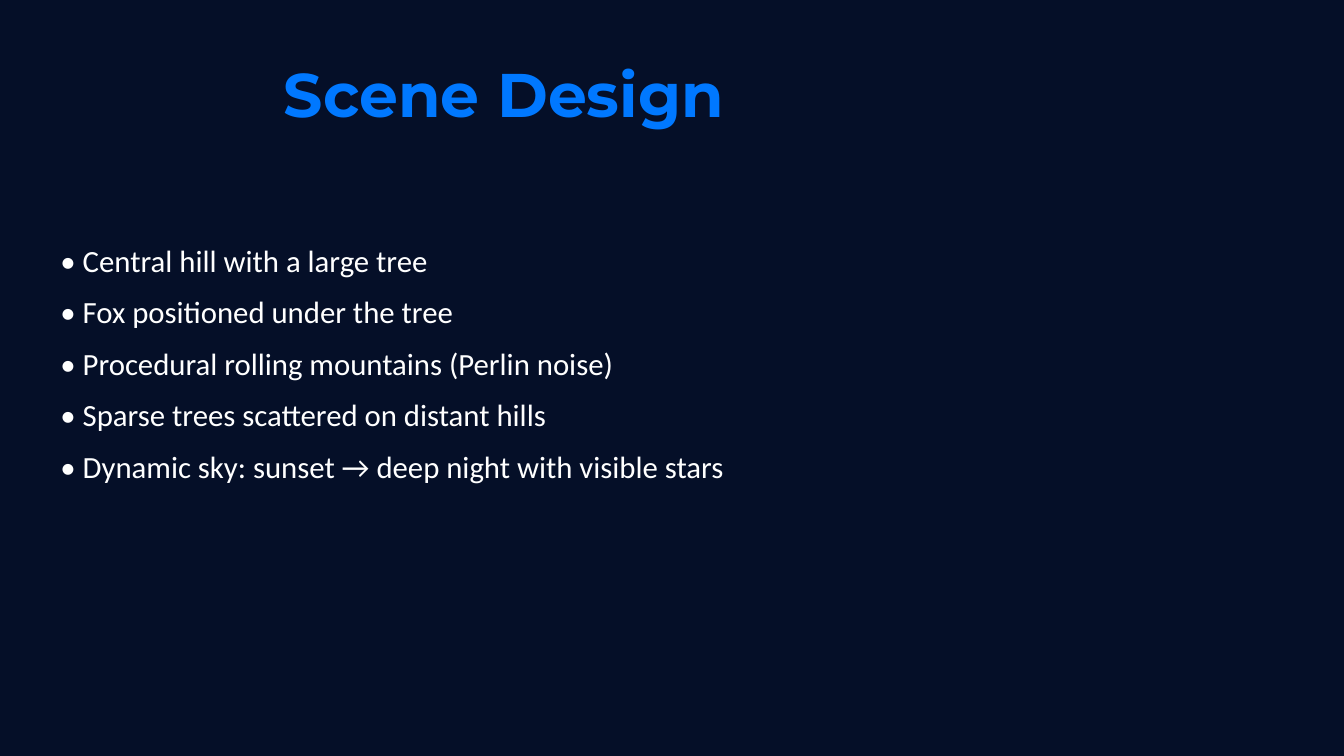
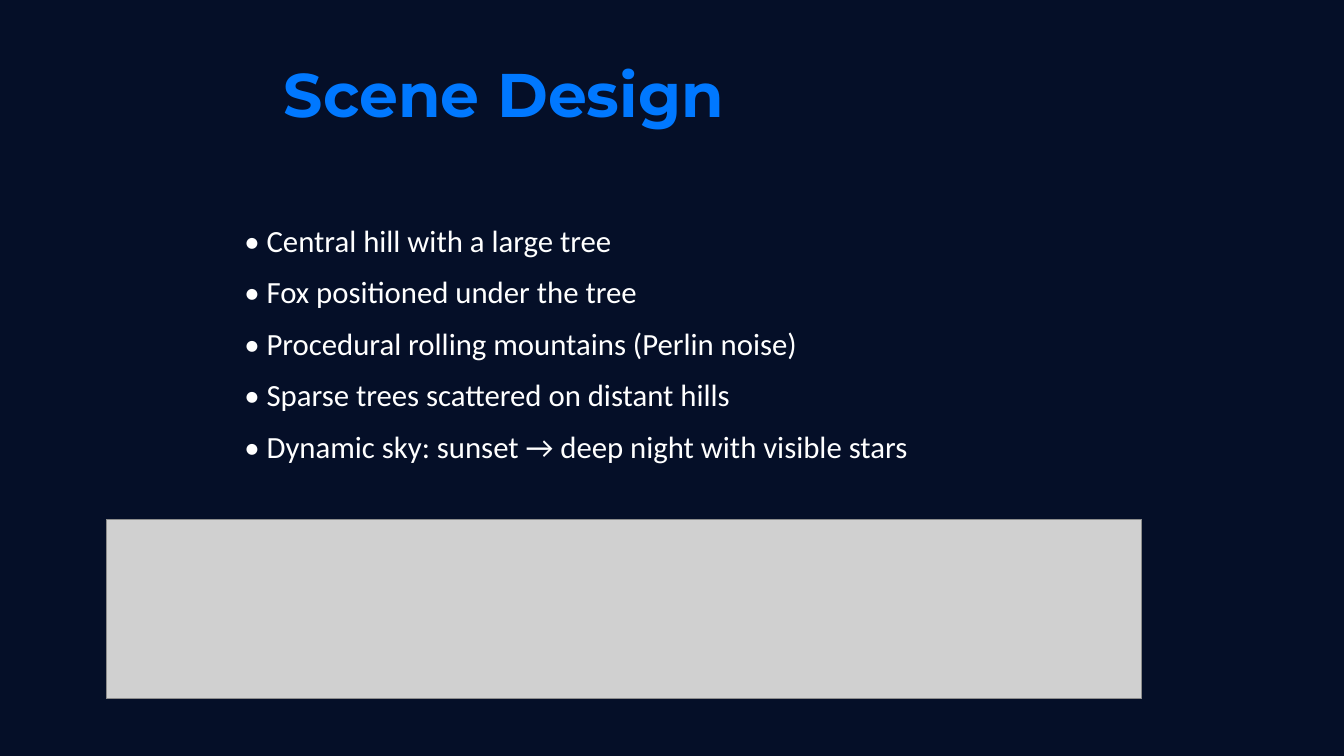
Before and after one commit to Morphex-Mo/COMP4422-Computer-Graphics-Proj, a slide deck: slide 3 of Star_Collector_Presentation_Perfect_16pages.pptx. Drawn at 1344x756 pixels with LibreOffice and Linux fonts; fonts in the diff are those of the drawing; grey boxes stand for pictures. Boxes give left, top, right and bottom in pixels: in the first picture for what was removed or moved away, otherwise in the second. Text is boxed around its words. In the diff, an @@ line names an element or a change of style, - is before the commit and + after.

```diff
--- a/Star_Collector_Presentation_Perfect_16pages.pptx
+++ b/Star_Collector_Presentation_Perfect_16pages.pptx
@@ text "• Central hill with a ...": place and size @@
-text "• Central hill with a ..." at [83,250,724,484]
+text "• Central hill with a ..." at [267,230,908,464]
@@ picture added at [106,519,1141,699] @@
```
Also in this commit, not shown: 13 other slides changed, 1 other file.
